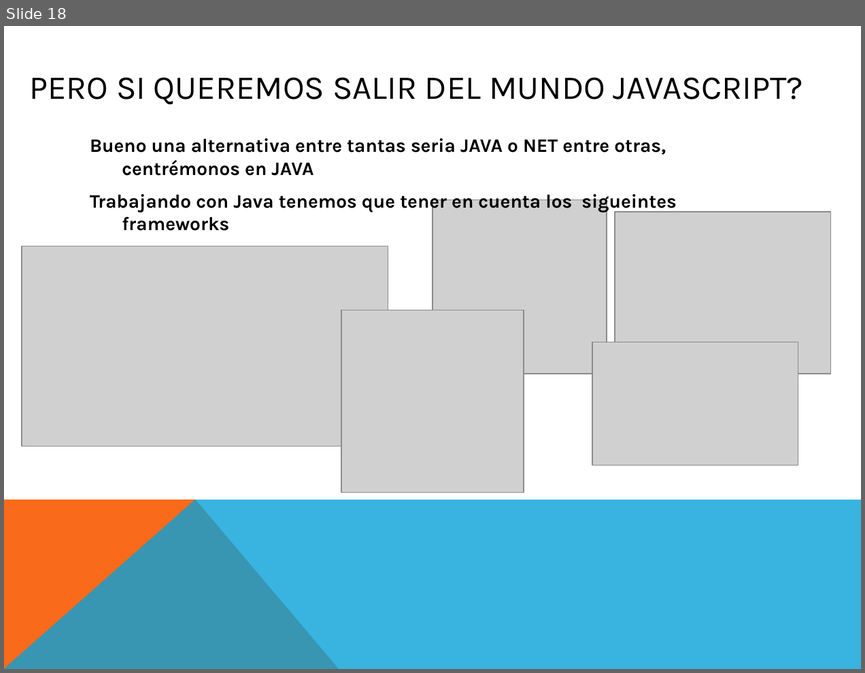
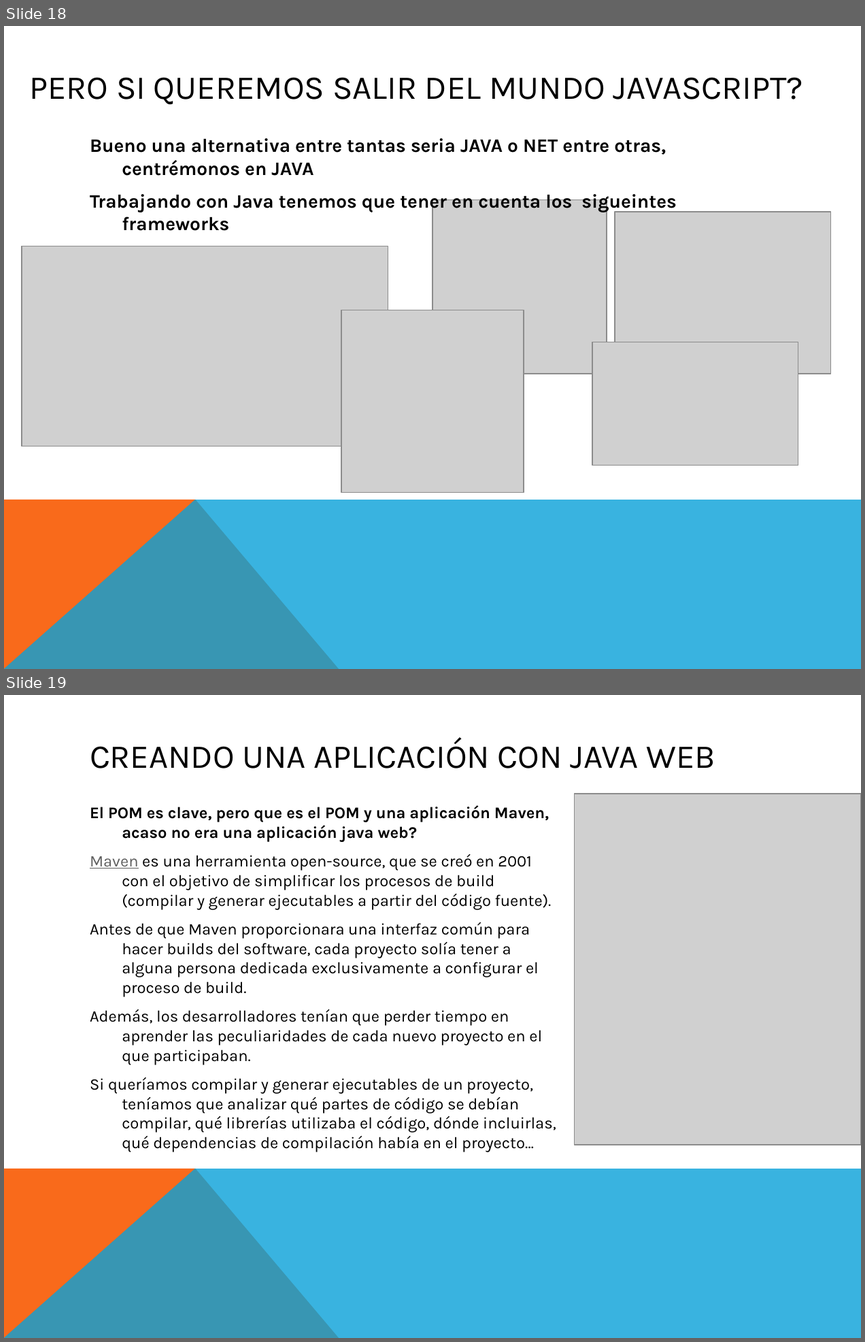
Before and after one commit to codigo-code/fullstack, a slide deck: De 0 a full stack!.pptx. Shown one above the other, each under a label of ours: slide 18 before the commit, slides 18 and 19 after it. The pictures are 865x673 and 865x1342 pixels, drawn with LibreOffice and Linux fonts; fonts in the diff are those of the drawing; grey boxes stand for pictures. Boxes give left, top, right and bottom in pixels: in the first picture for what was removed or moved away, otherwise in the second. Text is boxed around its words. In the diff, an @@ line names an element or a change of style, - is before the commit and + after.

```diff
--- a/De 0 a full stack!.pptx
+++ b/De 0 a full stack!.pptx
@@ slide 19 added at bbox=[4, 695, 861, 1338], background #FFFFFF; not listed: 2 template elements that a slide beside it also shows @@
@@ title added at bbox=[90, 738, 716, 768], 28 pt, text #000000 @@
+CREANDO UNA APLICACIÓN CON JAVA WEB
@@ picture added at bbox=[574, 794, 861, 1144] @@
@@ text added at bbox=[90, 805, 555, 1132], 13.6 pt, text #000000 @@
+El POM es clave, pero que es el POM y una aplicación Maven, acaso no era una aplicación java web?
+Maven es una herramienta open-source, que se creó en 2001 con el objetivo de simplificar los procesos de build (compilar y generar ejecutables a partir del código fuente).
+Antes de que Maven proporcionara una interfaz común para hacer builds del software, cada proyecto solía tener a alguna persona dedicada exclusivamente a configurar el proceso de build.
+Además, los desarrolladores tenían que perder tiempo en aprender las peculiaridades de cada nuevo proyecto en el que participaban.
+Si queríamos compilar y generar ejecutables de un proyecto, teníamos que analizar qué partes de código se debían compilar, qué librerías utilizaba el código, dónde incluirlas, qué dependencias de compilación había en el proyecto…
```
Also in this commit, not shown: 3 slides changed, 2 other slides added.
